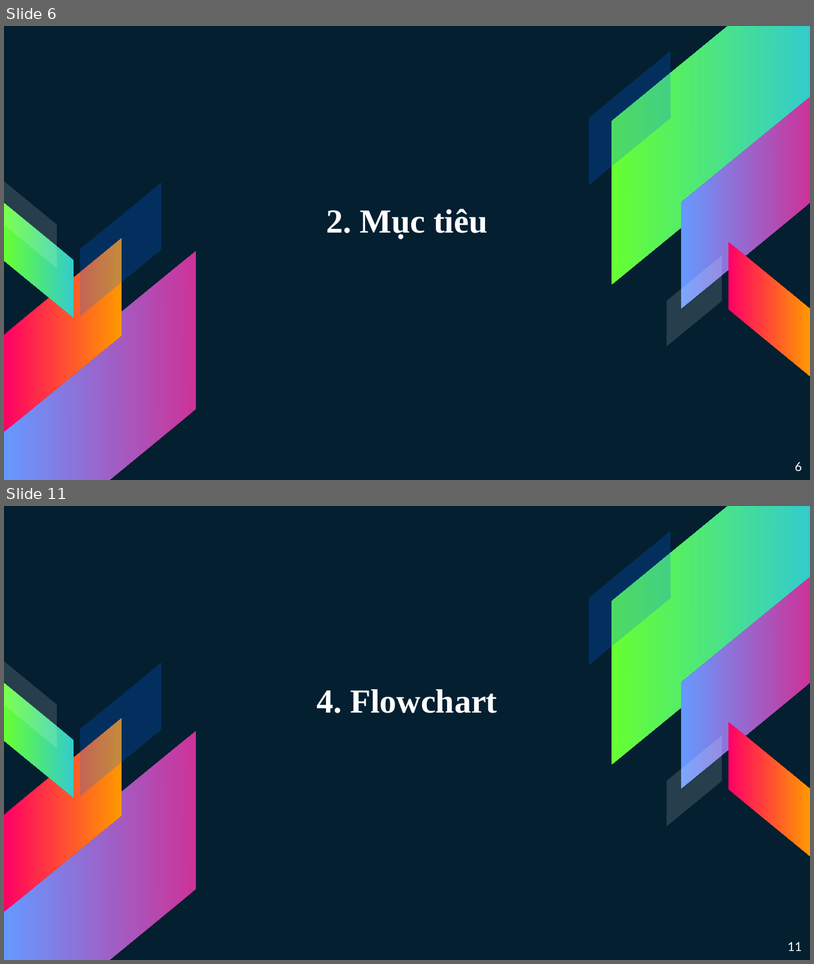
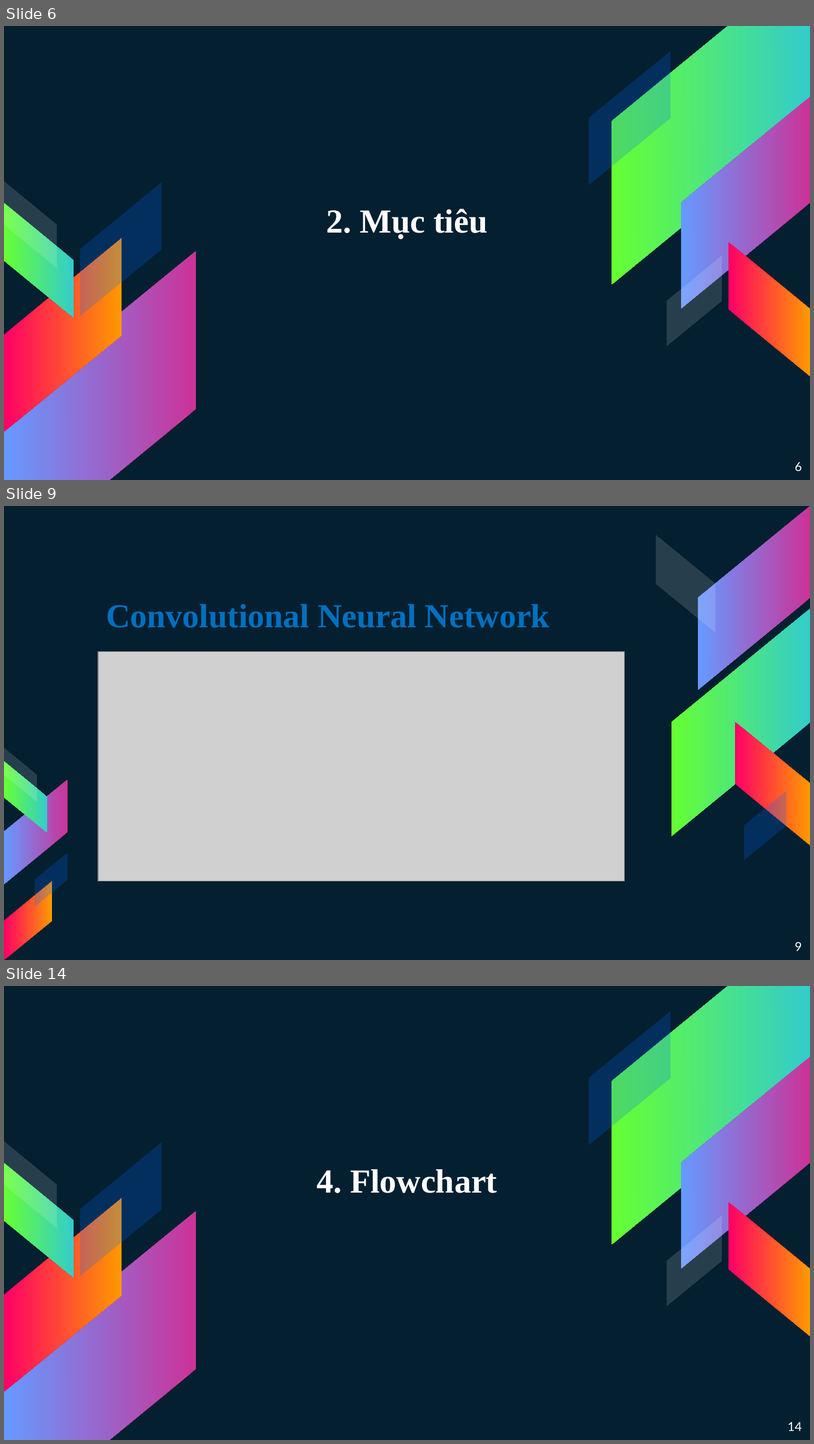
Before and after one commit to 15110383/MachineLearning, a slide deck: MALE.pptx. Shown one above the other, each under a label of ours: slides 6 and 11 before the commit, slides 6, 9 and 14 after it; the slides between them are not shown. The pictures are 814x964 and 814x1444 pixels, drawn with LibreOffice and Linux fonts; fonts in the diff are those of the drawing; grey boxes stand for pictures. Boxes give left, top, right and bottom in pixels: in the first picture for what was removed or moved away, otherwise in the second. Text is boxed around its words. In the diff, an @@ line names an element or a change of style, - is before the commit and + after.

```diff
--- a/MALE.pptx
+++ b/MALE.pptx
@@ slide 9 added at (x1=4, y1=506, x2=810, y2=960), background #041F30 @@
@@ title added at (x1=106, y1=604, x2=550, y2=628), 30 pt, text #0070C0, bold @@
+Convolutional Neural Network
@@ picture added at (x1=98, y1=652, x2=625, y2=881) @@
@@ group added at (x1=656, y1=506, x2=810, y2=860): 5 parallelograms @@
@@ group added at (x1=4, y1=748, x2=68, y2=959): 5 parallelograms @@
@@ page number added at (x1=795, y1=942, x2=803, y2=951), 11 pt, text #FFFFFF @@
+9
@@ what was slide 11 is now slide 14 @@
@@ page number at (x1=788, y1=1422, x2=803, y2=1431): text changed @@
-11
+14
```
Also in this commit, not shown: 2 slides changed, 6 other slides added, 4 slides removed, 1 other file.
